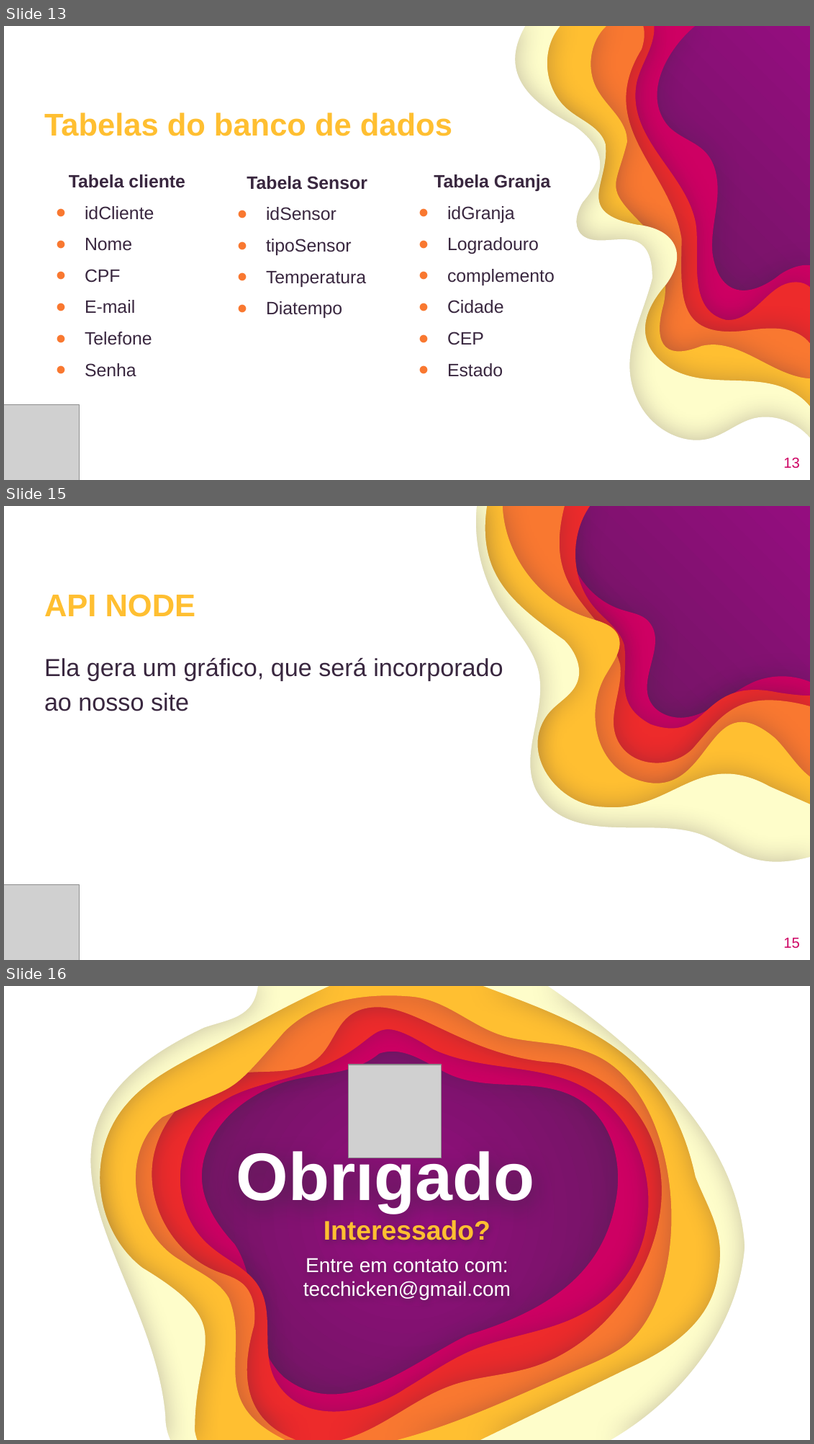
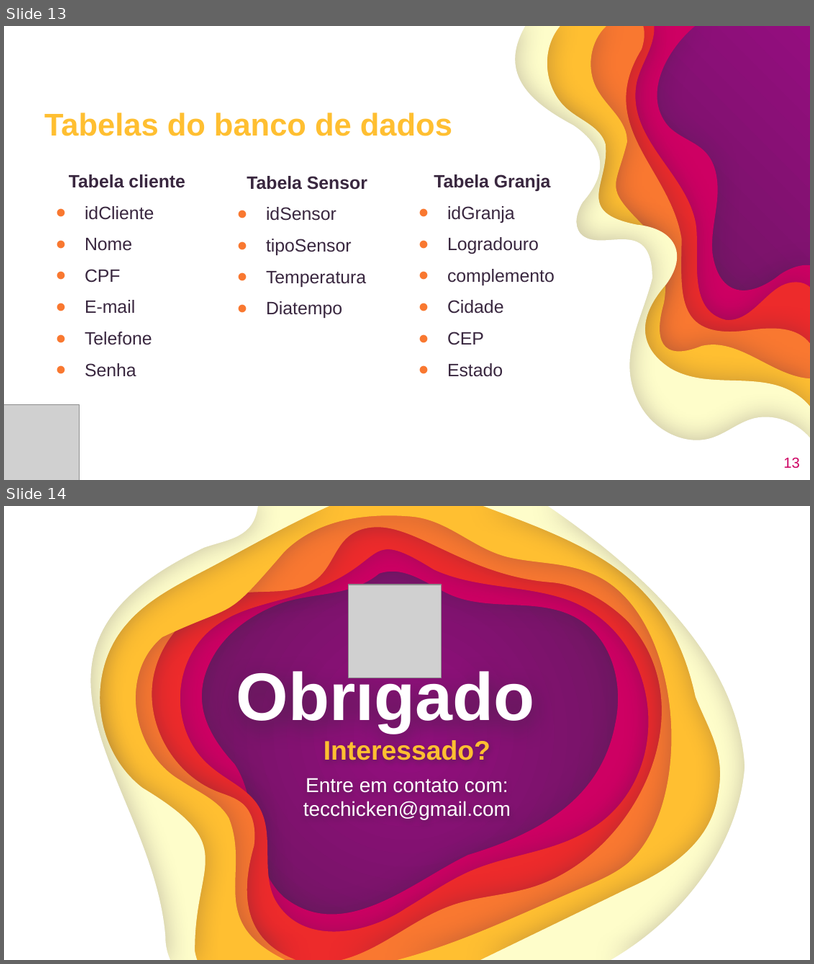
Before and after one commit to GustavoQuaresma/TECCHICKEN-DOCUMENTACAO, a slide deck: SPRINT2/slide pi - Copia.pptx. Shown one above the other, each under a label of ours: slides 13, 15 and 16 before the commit, slides 13 and 14 after it; the slides between them are not shown. The pictures are 814x1444 and 814x964 pixels, drawn with LibreOffice and Linux fonts; fonts in the diff are those of the drawing; grey boxes stand for pictures. Boxes give left, top, right and bottom in pixels: in the first picture for what was removed or moved away, otherwise in the second. Text is boxed around its words. In the diff, an @@ line names an element or a change of style, - is before the commit and + after.

```diff
--- a/SPRINT2/slide pi - Copia.pptx
+++ b/SPRINT2/slide pi - Copia.pptx
@@ slide 15 removed at (4, 506, 810, 960), background gradient #940D7F to #5E1B53 @@
@@ group removed at (4, 506, 810, 960): 6 freeform shapes @@
@@ title removed at (44, 594, 196, 617) @@
-API NODE
@@ text removed at (44, 657, 503, 711) @@
-Ela gera um gráfico, que será incorporado ao nosso site
@@ picture removed at (4, 884, 79, 960) @@
@@ page number removed at (784, 937, 800, 948) @@
-15
@@ what was slide 16 is now slide 14 @@
```
Also in this commit, not shown: 1 slide changed, 1 other slide removed.
